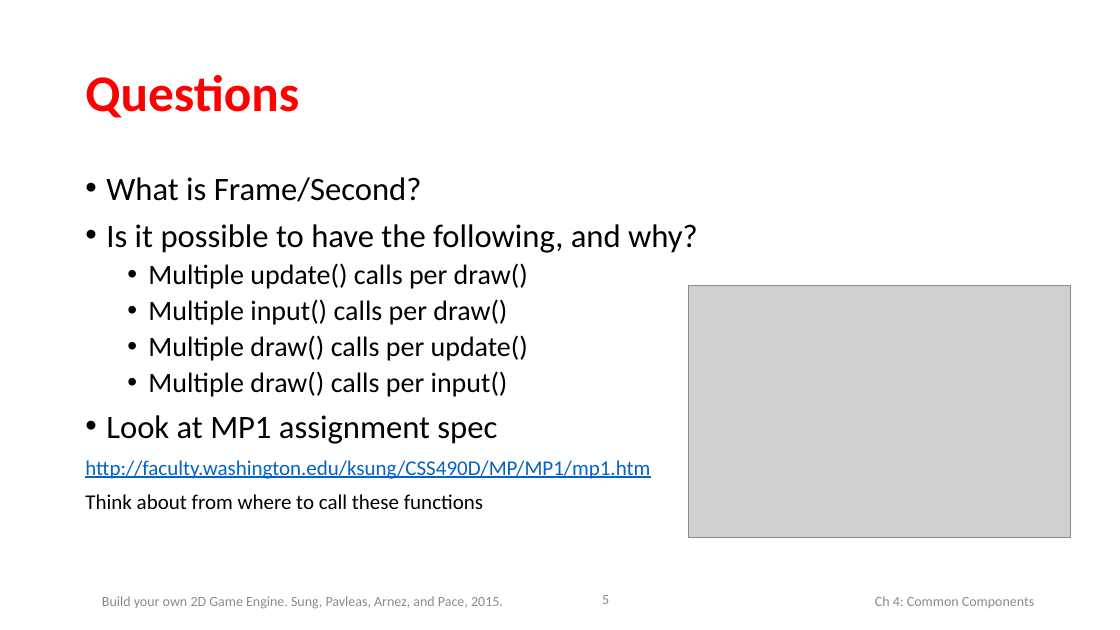
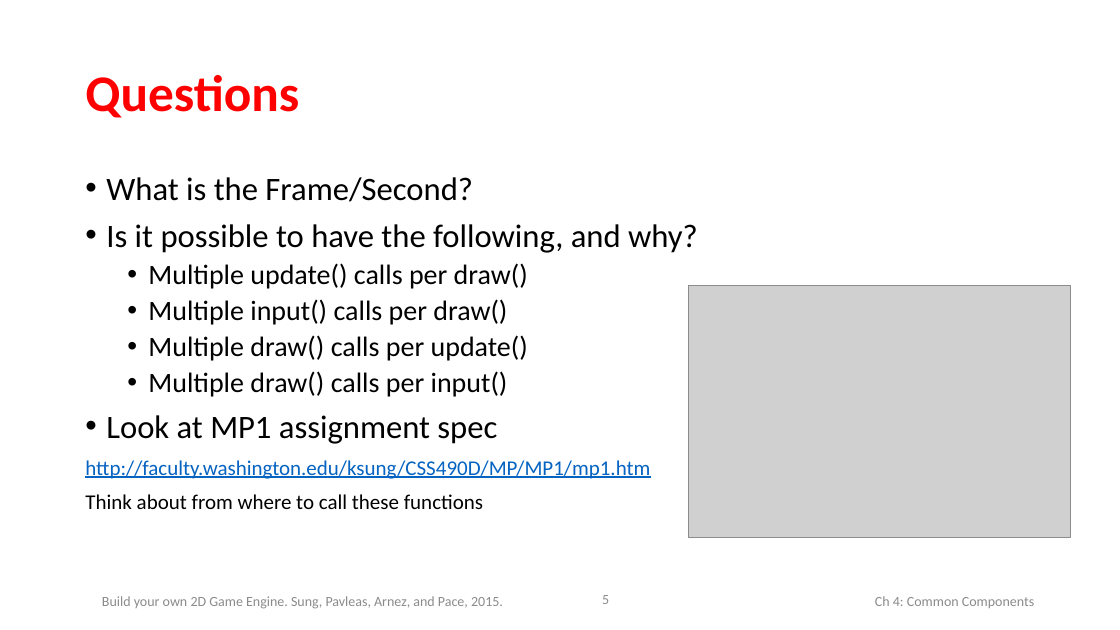
Before and after one commit to HTML5GameEngineGroup/html5engine, a slide deck: slide 5 of Book-PPT/Chap4.pptx. Drawn at 1120x630 pixels with LibreOffice and Linux fonts; fonts in the diff are those of the drawing; grey boxes stand for pictures. Boxes give left, top, right and bottom in pixels: in the first picture for what was removed or moved away, otherwise in the second. Text is boxed around its words. In the diff, an @@ line names an element or a change of style, - is before the commit and + after.

Commit message:
Updated in-class question answer

```diff
--- a/Book-PPT/Chap4.pptx
+++ b/Book-PPT/Chap4.pptx
@@ text at [106, 177, 473, 202]: text changed @@
-• What is Frame/Second?
+• What is the Frame/Second?
```
Also in this commit, not shown: 1 other slide changed.
